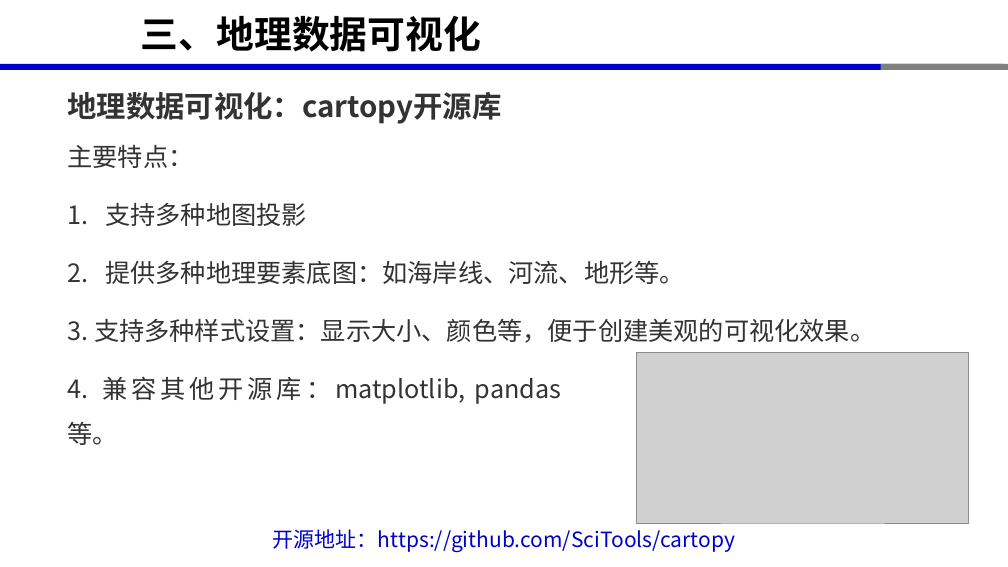
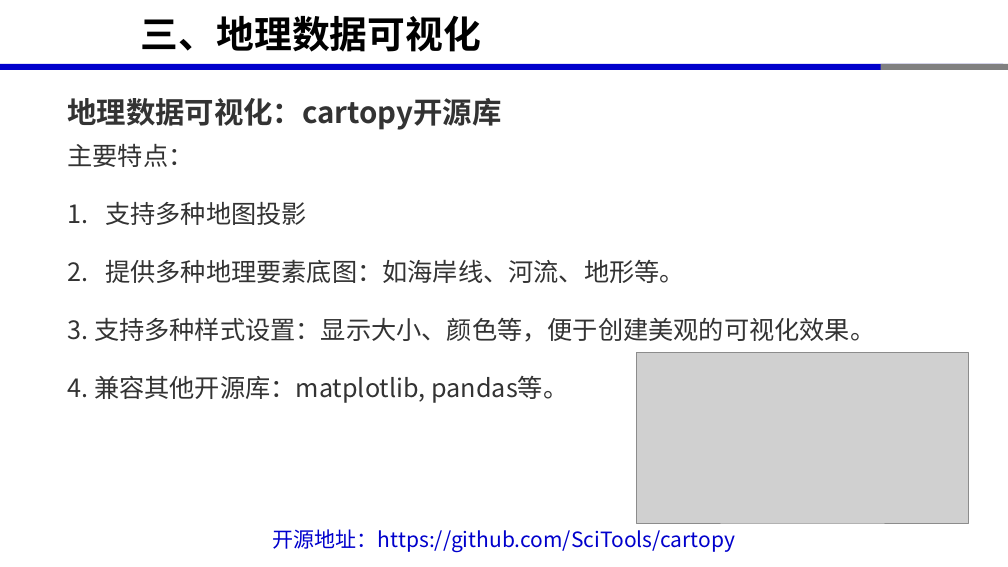
Before and after one commit to xinluo2018/open-source-gis-course, a slide deck: slide 28 of 第6章-GIS数据处理高级开源库-10课时/第6章-GIS数据处理高级开源库.pptx. Drawn at 1008x567 pixels with LibreOffice and Linux fonts; fonts in the diff are those of the drawing; grey boxes stand for pictures. Boxes give left, top, right and bottom in pixels: in the first picture for what was removed or moved away, otherwise in the second. Text is boxed around its words. In the diff, an @@ line names an element or a change of style, - is before the commit and + after.

```diff
--- a/第6章-GIS数据处理高级开源库-10课时/第6章-GIS数据处理高级开源库.pptx
+++ b/第6章-GIS数据处理高级开源库-10课时/第6章-GIS数据处理高级开源库.pptx
@@ text "地理数据可视化：cartopy开源库": place and size @@
-text "地理数据可视化：cartopy开源库" at [68, 92, 502, 124]
+text "地理数据可视化：cartopy开源库" at [68, 98, 502, 130]
@@ text at [67, 375, 568, 403]: paragraph added @@
+4. 兼容其他开源库：matplotlib, pandas等。
@@ text removed at [68, 376, 465, 445] @@
-4. 兼容其他开源库：matplotlib, pandas等。
```
Also in this commit, not shown: 17 other slides changed, 1 slide added, 35 other files.
